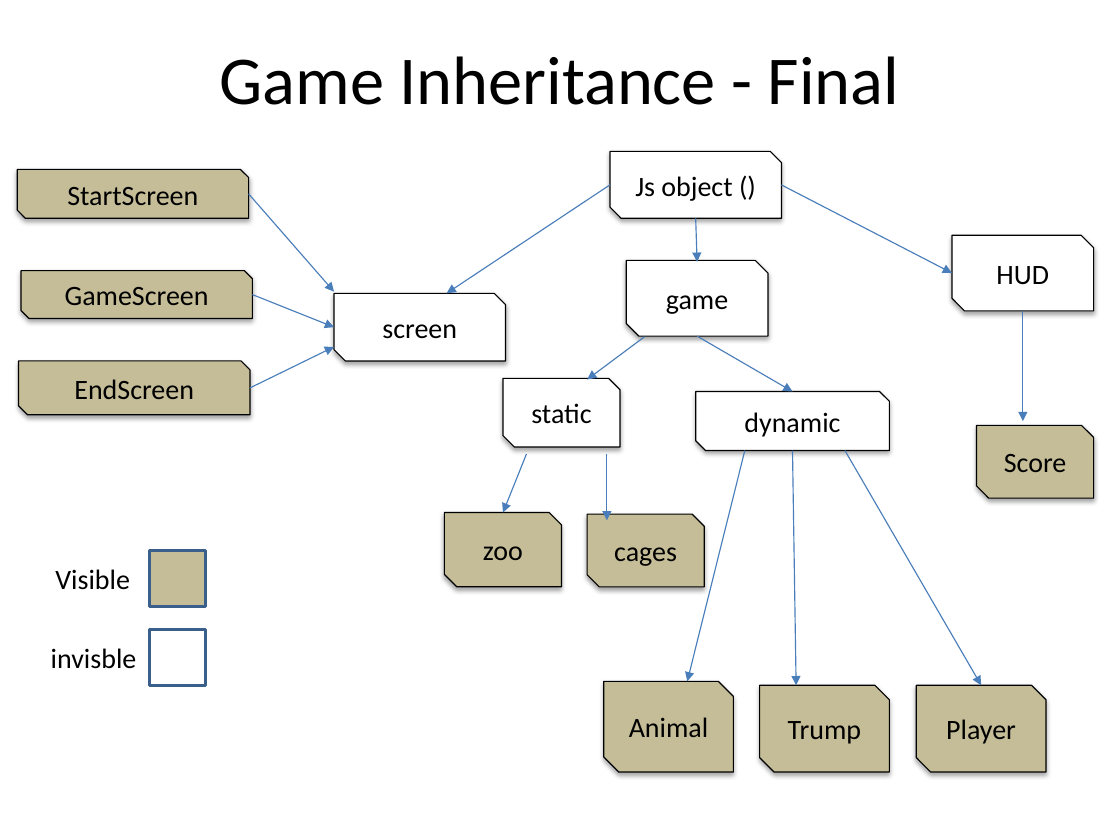
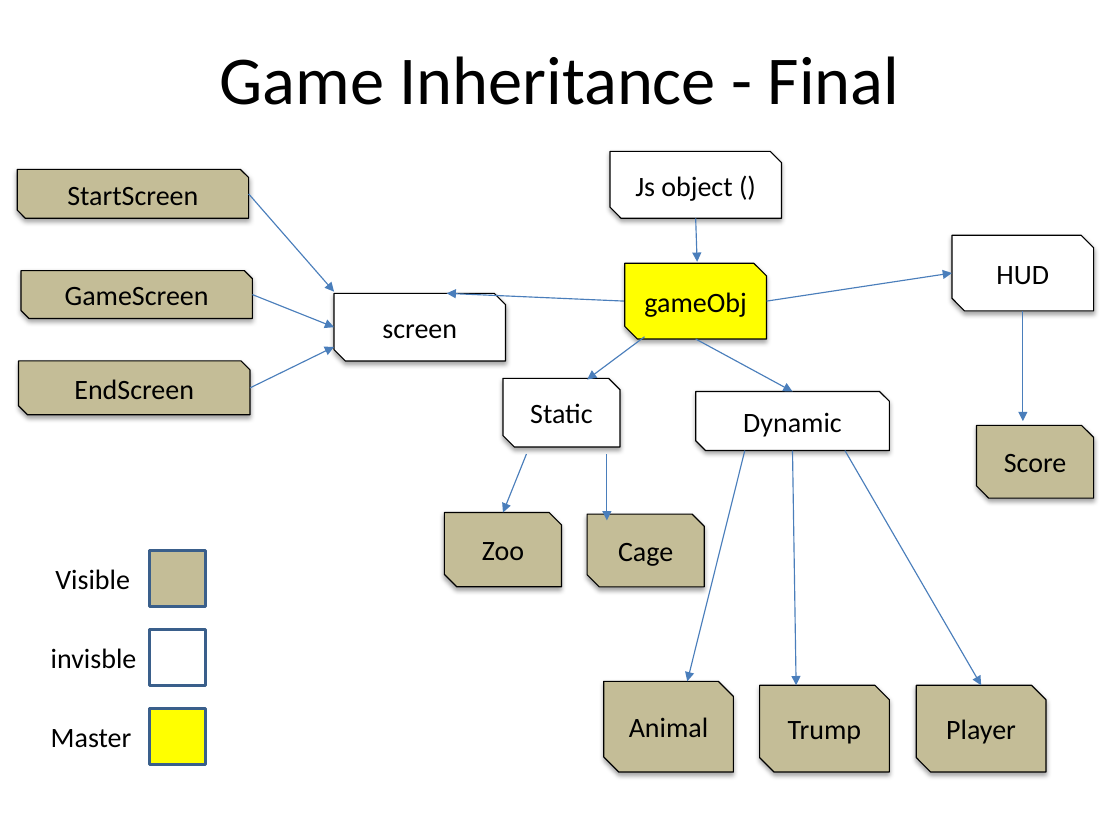
Before and after one commit to ZomgitzDomo/zookillsoccer, a slide deck: slide 8 of assets/ZooKill Soccer Game Design Document.pptx. Drawn at 1120x840 pixels with LibreOffice and Linux fonts; fonts in the diff are those of the drawing. Boxes give left, top, right and bottom in pixels: in the first picture for what was removed or moved away, otherwise in the second. Text is boxed around its words. In the diff, an @@ line names an element or a change of style, - is before the commit and + after.

```diff
--- a/assets/ZooKill Soccer Game Design Document.pptx
+++ b/assets/ZooKill Soccer Game Design Document.pptx
@@ snip diag rect "gameObj" at [625,263,767,339]: fill #FFFFFF to #FFFF00 @@
@@ arrow moved from (610, 185) - (447, 293) to (625, 301) - (447, 293) @@
@@ text in snip diag rect at [644,292,746,317]: text changed @@
-game
+gameObj
@@ arrow moved from (782, 185) - (952, 273) to (766, 301) - (952, 273) @@
@@ arrow moved from (697, 336) - (793, 392) to (696, 339) - (793, 392) @@
@@ text in snip diag rect at [530,403,592,424]: text changed @@
-static
+Static
@@ text in snip diag rect at [743,412,842,437]: text changed @@
-dynamic
+Dynamic
@@ text in snip diag rect at [482,542,524,560]: text changed @@
-zoo
+Zoo
@@ text in snip diag rect at [618,543,673,566]: text changed @@
-cages
+Cage
@@ rectangle added at [149,708,205,764], fill #FFFF00, outline #3A5F8C 2 pt @@
@@ text added at [51,729,132,748], 18 pt, text #000000 @@
+Master
```
Also in this commit, not shown: 19 other files.
